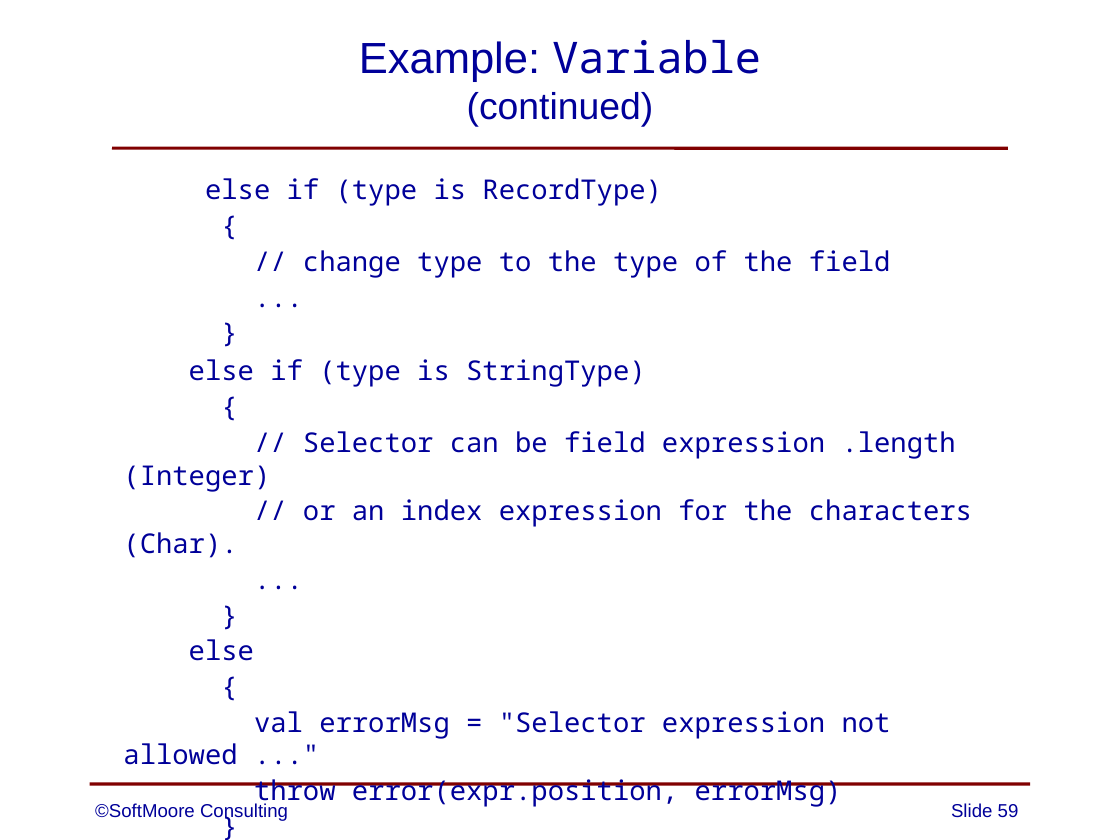
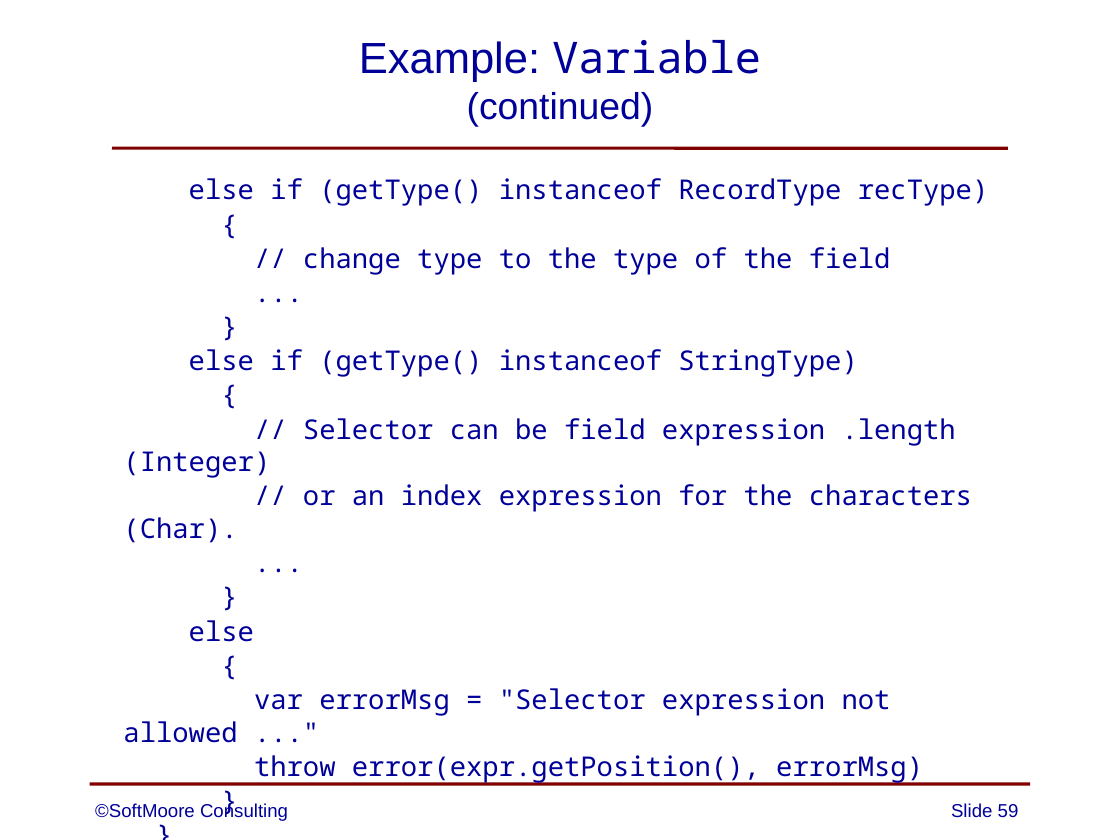
Before and after one commit to SoftMoore/CPRL-Java-3rd, a slide deck: slide 59 of PowerPoints/08 - Abstract Syntax Trees.pptx. Drawn at 1120x840 pixels with LibreOffice and Linux fonts; fonts in the diff are those of the drawing. Boxes give left, top, right and bottom in pixels: in the first picture for what was removed or moved away, otherwise in the second. Text is boxed around its words. In the diff, an @@ line names an element or a change of style, - is before the commit and + after.

```diff
--- a/PowerPoints/08 - Abstract Syntax Trees.pptx
+++ b/PowerPoints/08 - Abstract Syntax Trees.pptx
@@ text at box(123, 178, 989, 783): paragraph added @@
+  }
@@ text at box(189, 178, 989, 206): text changed @@
-  else if (type is RecordType)
+  else if (getType() instanceof RecordType recType)
@@ text at box(123, 247, 972, 642): less space between paragraphs @@
@@ text at box(189, 349, 858, 377): text changed @@
-  else if (type is StringType)
+  else if (getType() instanceof StringType)
@@ text at box(123, 688, 923, 783): text changed @@
-  val errorMsg = "Selector expression not allowed ..."
-  throw error(expr.position, errorMsg)
+  var errorMsg = "Selector expression not allowed ..."
+  throw error(expr.getPosition(), errorMsg)
```
Also in this commit, not shown: 1 other slide changed.
